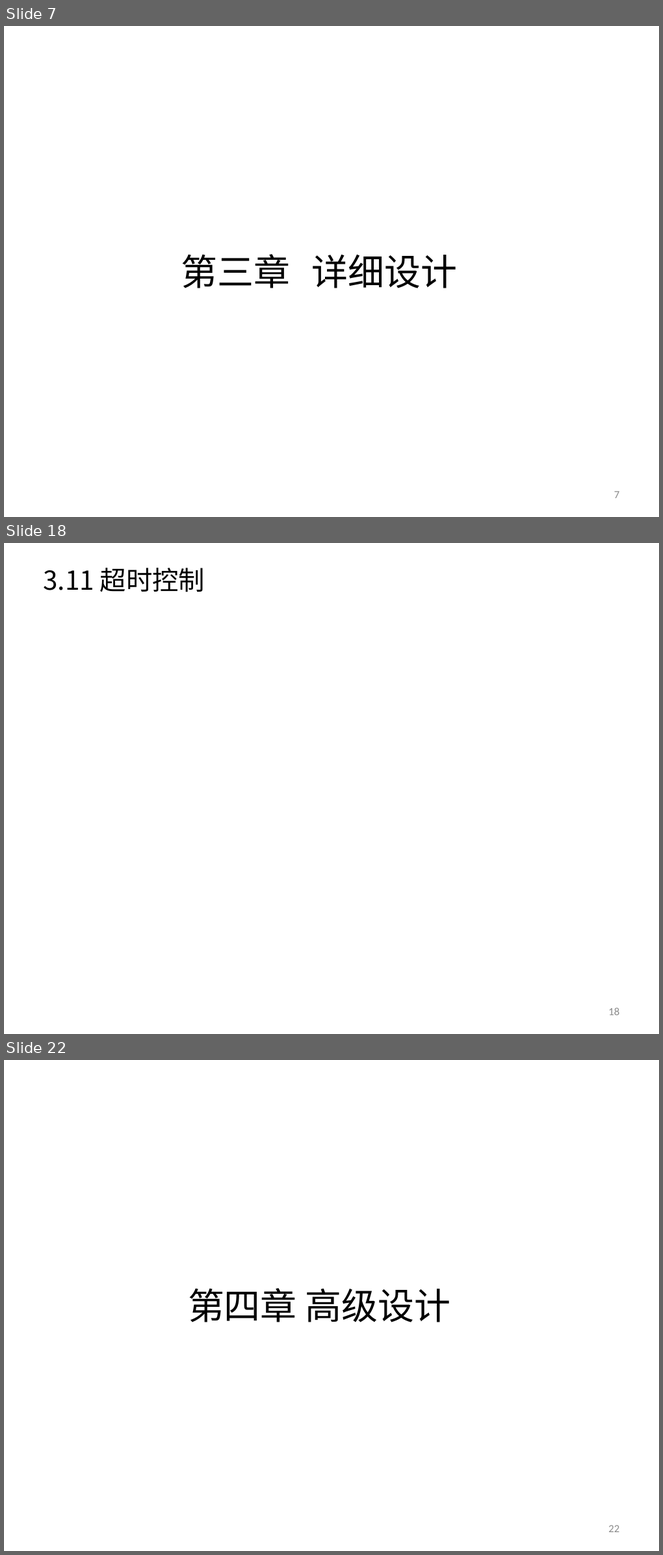
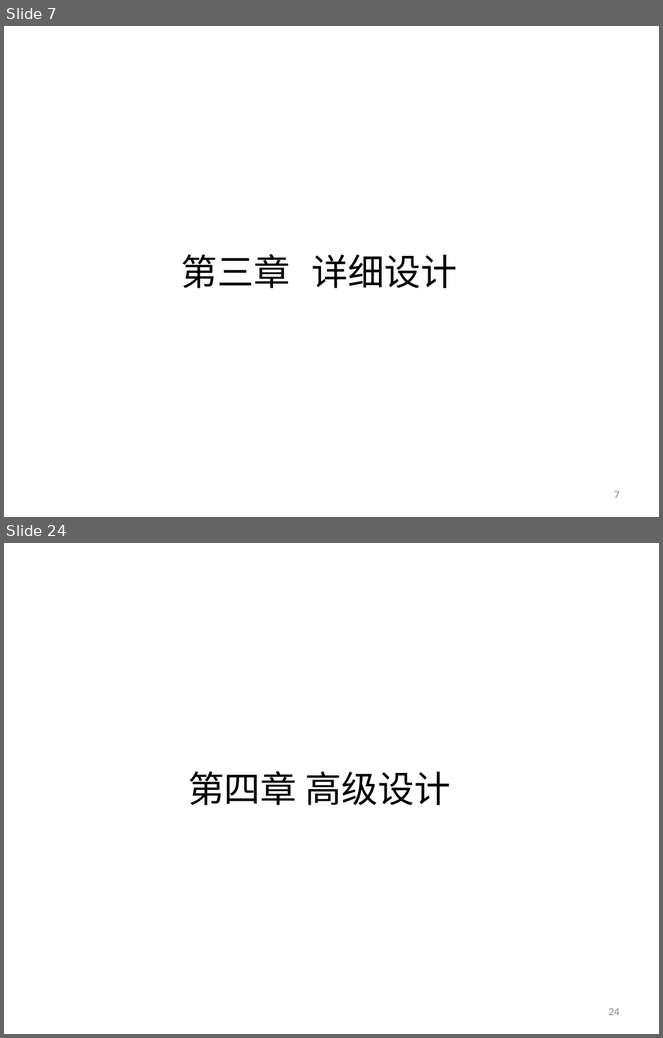
Before and after one commit to yessur3808/neural, a slide deck: docs/Neural_设计方案_V1.3.pptx. Shown one above the other, each under a label of ours: slides 7, 18 and 22 before the commit, slides 7 and 24 after it; the slides between them are not shown. The pictures are 663x1555 and 663x1038 pixels, drawn with LibreOffice and Linux fonts; fonts in the diff are those of the drawing. Boxes give left, top, right and bottom in pixels: in the first picture for what was removed or moved away, otherwise in the second. Text is boxed around its words. In the diff, an @@ line names an element or a change of style, - is before the commit and + after.

```diff
--- a/docs/Neural_设计方案_V1.3.pptx
+++ b/docs/Neural_设计方案_V1.3.pptx
@@ slide 18 removed at <box>4,543,659,1034</box>, background #FFFFFF @@
@@ title removed at <box>43,568,205,592</box> @@
-3.11 超时控制
@@ page number removed at <box>608,1008,620,1016</box> @@
-18
@@ what was slide 22 is now slide 24 @@
@@ page number at <box>608,1008,620,1016</box>: text changed @@
-22
+24
```
Also in this commit, not shown: 17 slides changed, 2 slides added, 14 other slides removed.
